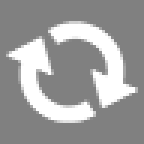
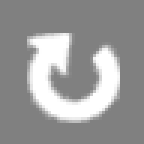
The second 144×144 image is a revision of the first. Changes to its layers:
removed layer "Layer 0" over 6, 21, 138, 123
renamed "Ellipse 1" to "Layer 4", showed it, painted on it, unmasked it over 6, 21, 138, 123
